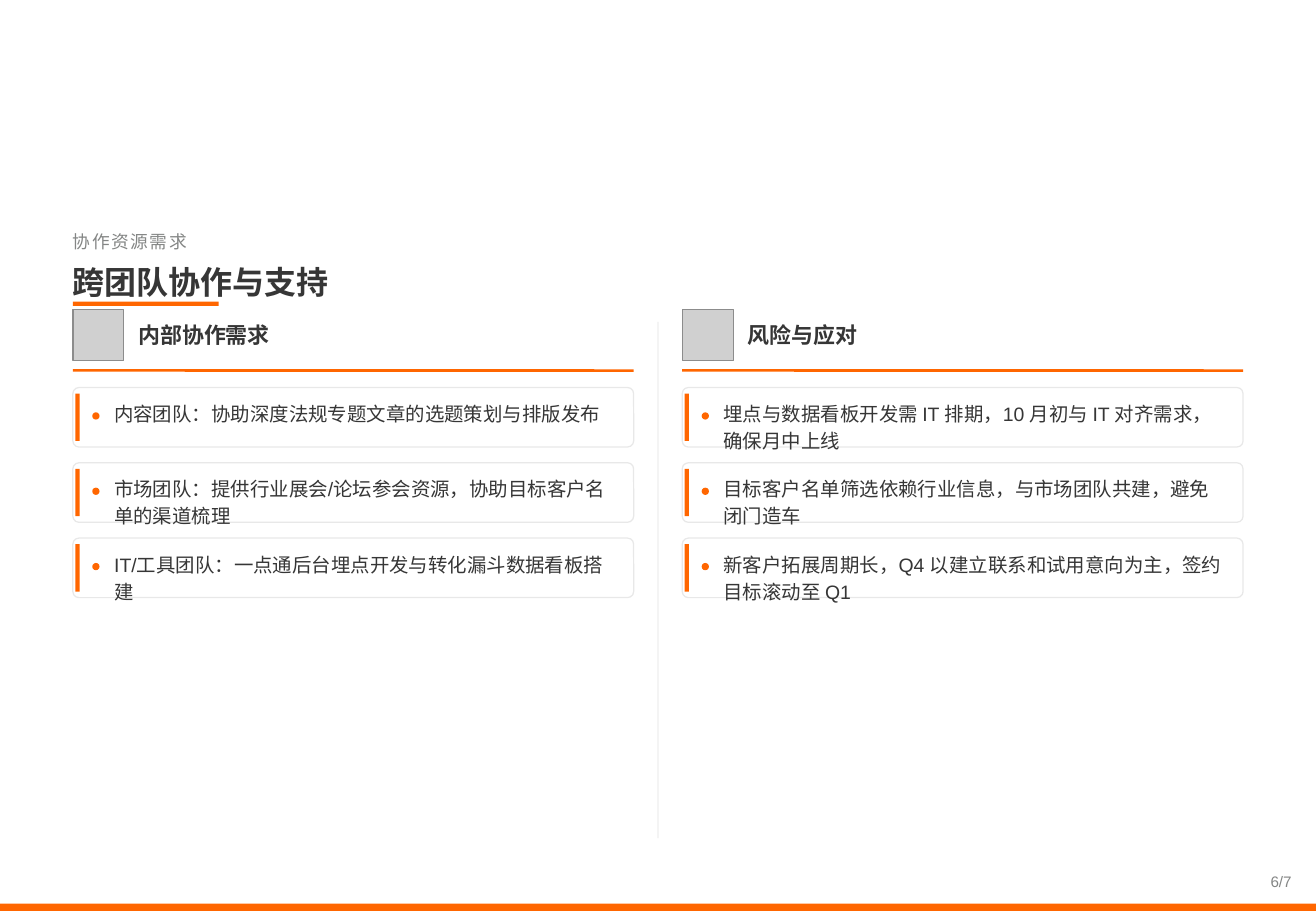
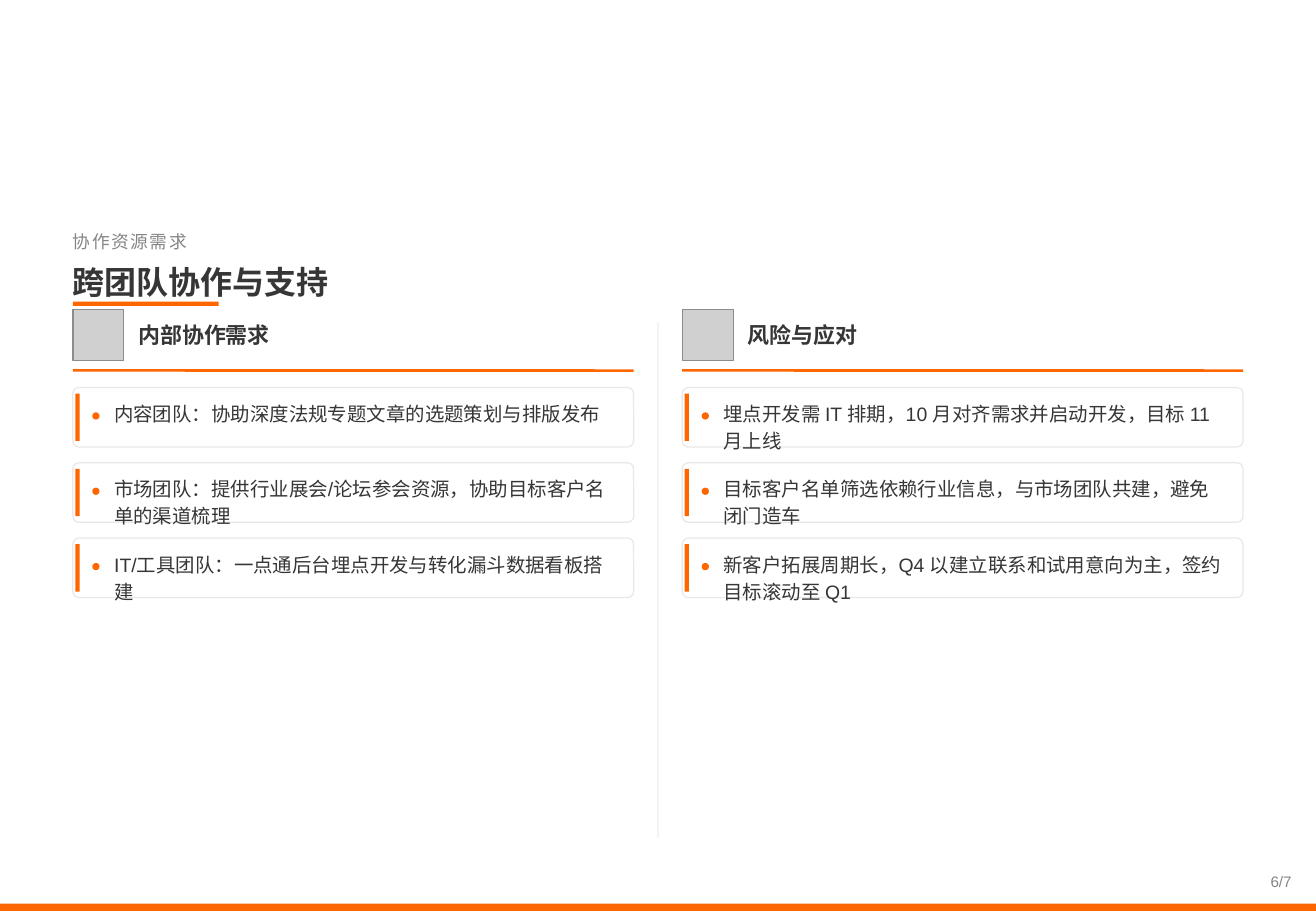
Before and after one commit to zhenghannah1228-boop/Auto-Reg-Monitor, a slide deck: slide 6 of 汽车板块Q4推广计划.pptx. Drawn at 1316x911 pixels with LibreOffice and Linux fonts; fonts in the diff are those of the drawing; grey boxes stand for pictures; background and template pictures are left out. Boxes give left, top, right and bottom in pixels: in the first picture for what was removed or moved away, otherwise in the second. Text is boxed around its words. In the diff, an @@ line names an element or a change of style, - is before the commit and + after.

```diff
--- a/汽车板块Q4推广计划.pptx
+++ b/汽车板块Q4推广计划.pptx
@@ text at [724,404,1210,450]: text changed @@
-埋点与数据看板开发需 IT 排期，10 月初与 IT 对齐需求，确保月中上线
+埋点开发需 IT 排期，10 月对齐需求并启动开发，目标 11 月上线
```
Also in this commit, not shown: 1 other slide changed.
